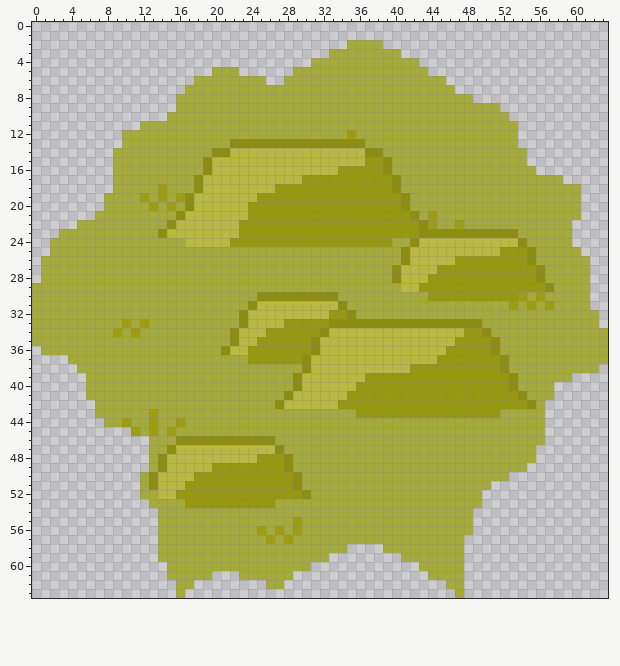
File history of a pixel-art sprite, Images/TileSets/Civ6 NLB/Tiles/Plains+Hill.png. Above: the version before the commit.
The file is 64x64 pixels.
And afterwards:
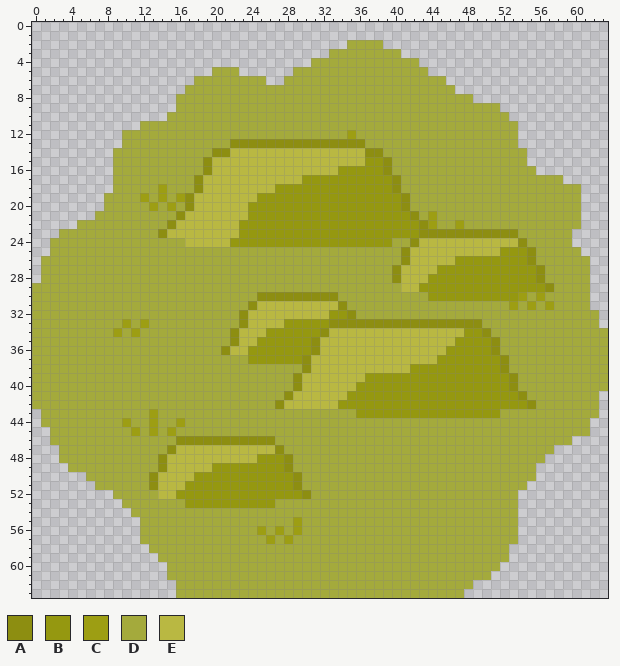
Palette (. is transparent): A #8d8e11  B #959810  C #9d9e13  D #a4aa3c  E #b9b842
Changes in this commit:
The author put colour D in row 22 at x 60; in row 36 at x 0; in row 37 at x 0 to 3; in row 38 at x 0 to 4 and 63; in row 39 at x 0 to 5 and 60 to 63; in row 40 at x 0 to 5 and 58 to 63.
The author put colour D in row 41 at x 0 to 5 and 58 to 62; in row 42 at x 0 to 6 and 57 to 62; in row 43 at x 1 to 6 and 57 to 62; in row 44 at x 1 to 7 and 57 to 61; in row 45 at x 2 to 10 and 57 to 61; in row 46 at x 2 to 12 and 57 to 59.
The author put colour D in row 47 at x 3 to 12 and 56 to 57; in row 48 at x 3 to 12 and 56; in row 49 at x 4 to 12 and 55; in row 50 at x 6 to 11 and 53 to 55; in row 51 at x 7 to 11 and 51 to 54; in row 52 at x 9 to 11 and 50 to 53.
The author put colour D in row 53 at x 10 to 12 and 50 to 53; in row 54 at x 11 to 13 and 49 to 53; in rows 55 to 56 at x 12 to 13 and 49 to 53; in row 57 at x 12 to 13 and 48 to 53; in row 58 at x 13, 35 to 38 and 48 to 52; in row 59 at x 33 to 40 and 48 to 52.
The author put colour D in row 60 at x 31 to 42 and 48 to 51; in row 61 at x 20 to 22, 29 to 43 and 48 to 50; in row 62 at x 18 to 25, 28 to 45 and 48; in row 63 at x 17 to 46.
Changed places in both pictures, as pixel boxes (x1, y1, x2, y2):
added: (572, 220, 581, 229)
added: (32, 346, 158, 553)
added: (185, 364, 608, 598)
